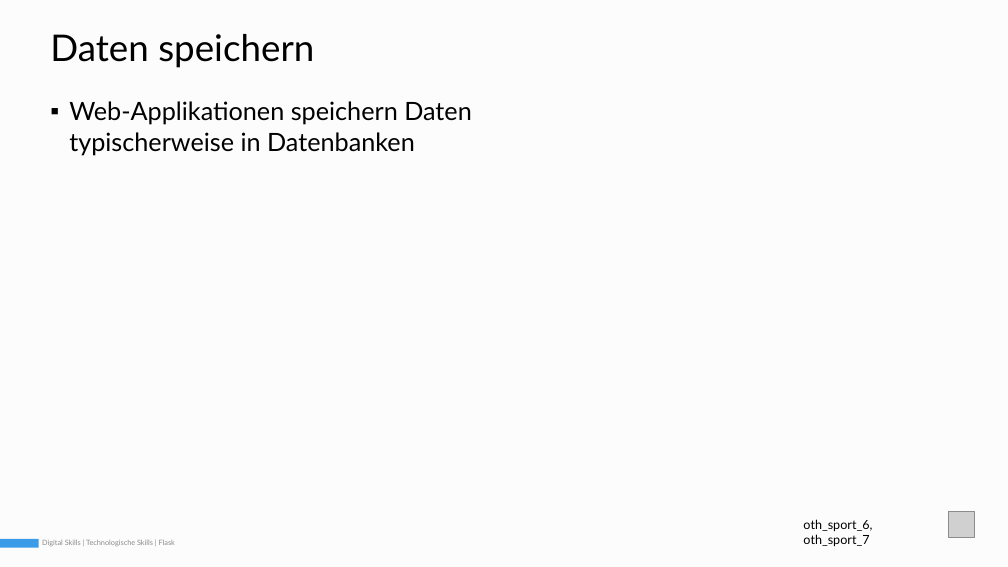
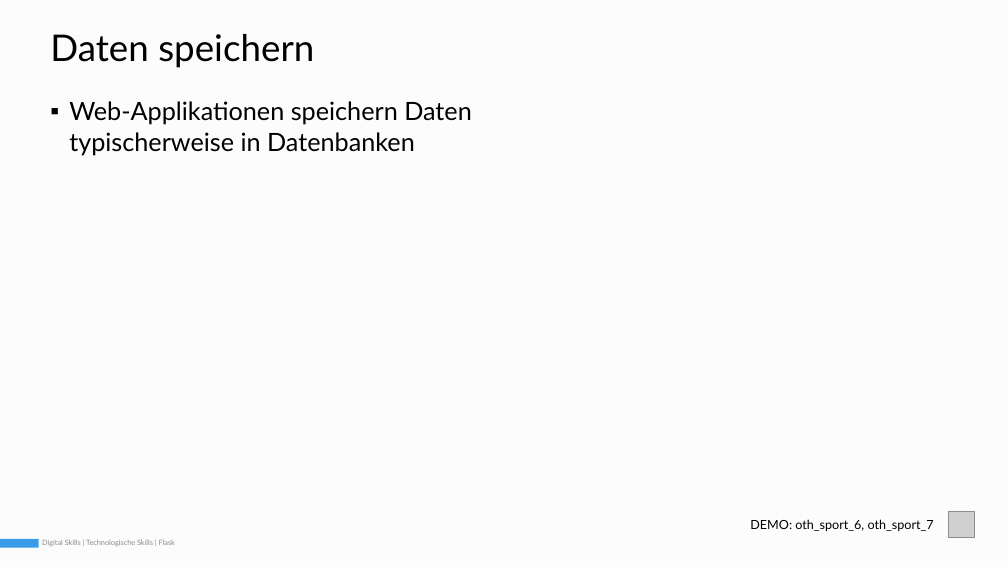
Before and after one commit to Simple-codinger/digitalskills, a slide deck: slide 22 of semester1_technology_skills/09_flask/slides/DigitalSkills_01_08_Flask_220726_v1.pptx. Drawn at 1008x567 pixels with LibreOffice and Linux fonts; fonts in the diff are those of the drawing; grey boxes stand for pictures. Boxes give left, top, right and bottom in pixels: in the first picture for what was removed or moved away, otherwise in the second. Text is boxed around its words. In the diff, an @@ line names an element or a change of style, - is before the commit and + after.

```diff
--- a/semester1_technology_skills/09_flask/slides/DigitalSkills_01_08_Flask_220726_v1.pptx
+++ b/semester1_technology_skills/09_flask/slides/DigitalSkills_01_08_Flask_220726_v1.pptx
@@ text at [750, 519, 934, 531]: text changed @@
-oth_sport_6, oth_sport_7
+DEMO: oth_sport_6, oth_sport_7
```
Also in this commit, not shown: 3 other slides changed, 2 slides added, 19 other files.
